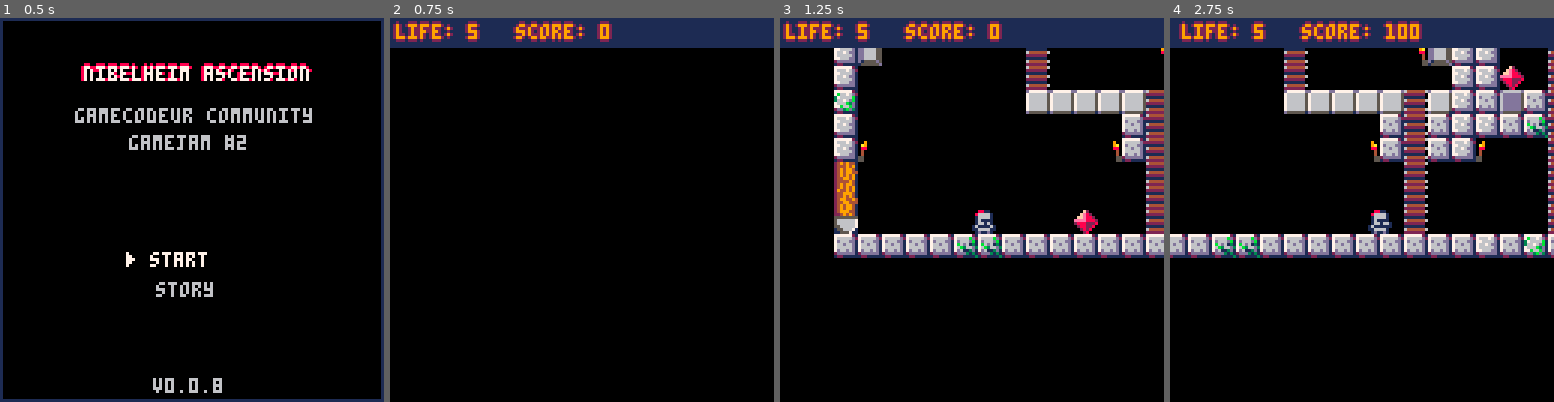
Above: before the commit, frames 1-4 (left to right).
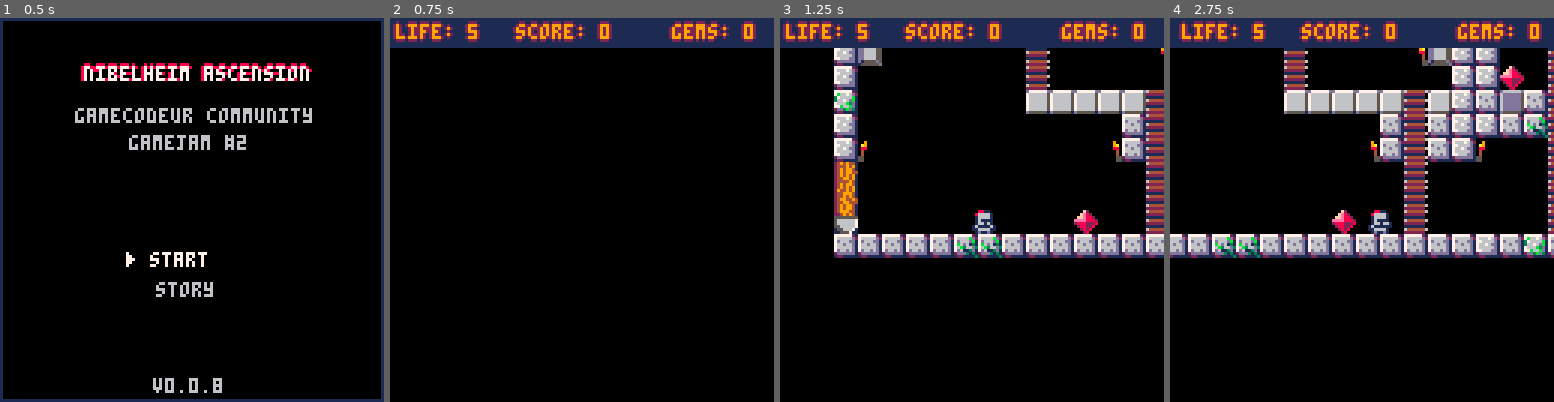
Above: after the commit, the same moments.

Repository: DMatthieu/Nibelheim-Ascension
Game: PICO-8 cartridge main.p8
Two runs of this game, one before a commit and one after it. Both use one fixed random seed, a clock stepped at 60 frames per second and the inputs below.
Inputs:
- Up to frame 1 (0.5 s): tap X (X key) at 0.33 s
- Up to frame 2 (0.75 s): tap O (Z key) at 0.7 s
- Up to frame 3 (1.25 s): tap X (X key) at 1.07 s
- Up to frame 4 (2.75 s): hold Right 1.6-2.1 s; tap O (Z key) at 1.7, 2.1, 2.5 s; tap X (X key) at 1.85 s; hold Up 2.15-2.42 s; hold Right from 2.47 s (still down)

Frame 1 is identical in both runs. In frame 2, 0.9% of the frame differs, in the area x 72-96%, y 0-7%; in frame 3, 0.9%; in frame 4, 1.5%, in the area x 42-97%, y 0-57%.

Commit message:
Victory screen and then rebbot game

Diff:
--- a/main.p8
+++ b/main.p8
@@ -9,6 +9,7 @@
 #include src/title.lua
 #include src/story.lua
 #include src/game_over.lua
+#include src/victory.lua
 #include src/classes/game_map.lua
 #include src/classes/player.lua
 #include src/classes/goblin.lua
@@ -21,6 +22,7 @@
   story_init()
   game_init()
   game_over_init()
+  victory_init()
 end
 
 function _update()
@@ -32,6 +34,8 @@
     game_update()
   elseif scene=="game_over" then
     game_over_update()
+  elseif scene=="victory" then
+    victory_update()
   end
 end
 
@@ -46,6 +50,8 @@
     game_draw()
   elseif scene=="game_over" then
     game_over_draw()
+  elseif scene=="victory" then
+    victory_draw()
   end
 
 end
@@ -66,14 +72,14 @@
 244994917666666577666dd177b66bd1000000408aa77a99078222d0000000000000000016111161111111111111111116666661161111610111116101111166
 24444941766666652dddddd12dd3bd3100000055088aa880068822d0000000000000000061666611016666110166661111111111116666111666661116666611
 24949941d555555112211111122111110000005500088000006ddd00000000000000000011d11d1011d11d1011d11d100161161101d11d1011d11d1011d11d10
-249494916d6dddd10000000064444446000000001550055100000000000000000000000000100100013113100000000000000000000000000000000000000000
-294494916d6dddd10000000099449949009000001222222100000000000000000000000001311310013113100000000000000000000000000000000000000000
-24499941666ddd2100040000400000040a900000d666666d00000000000000000000000001311310013838100000000000000000000000000000000000000000
-2449494166ddd2020004000000000000088000006dddddd500000000000000000000000001383810013333100000000000000000000000000000000000000000
-249944946dddddd20555550000000000040000006dddddd500000000000000000000000001333310133363310000000000000000000000000000000000000000
-2449944466dddd2100b3b00000000000040000006dddddd500000000000000000000000013111131111111110000000000000000000000000000000000000000
-249499412111111100b3b00000000000550000006dddddd500000000000000000000000011444411014444100000000000000000000000000000000000000000
-24949941d222d22200b3b0000000000055000000d555555100000000000000000000000001411410014114100000000000000000000000000000000000000000
+249494916d6dddd10000000064444446000000001550055100444400000000000000000000100100013113100000000000000000000000000000000000000000
+294494916d6dddd10000000099449949009000001222222104000040000000000000000001311310013113100000000000000000000000000000000000000000
+24499941666ddd2100040000400000040a900000d666666d04000040000000000000000001311310013838100000000000000000000000000000000000000000
+2449494166ddd2020004000000000000088000006dddddd540000004000000000000000001383810013333100000000000000000000000000000000000000000
+249944946dddddd20555550000000000040000006dddddd540000004000000000000000001333310133363310000000000000000000000000000000000000000
+2449944466dddd2100b3b00000000000040000006dddddd5400dd004000000000000000013111131111111110000000000000000000000000000000000000000
+249499412111111100b3b00000000000550000006dddddd540666604000000000000000011444411014444100000000000000000000000000000000000000000
+24949941d222d22200b3b0000000000055000000d555555145555554000000000000000001411410014114100000000000000000000000000000000000000000
 249994416dddddd600b3b00000000000000000000000000000000000000000000000000000000000000000000000000000000000000000000000000000000000
 22494941d6dddd6500b3b00000000000000000000000000000000000000000000000000000000000000000000000000000000000000000000000000000000000
 55555555dd6666550555555005555550000000000006600000000000000000000000000000000000000000000000000000000000000000000000000000000000
@@ -120,9 +126,9 @@
 00000000000000000000000000000000000000000000000000000000000000000000000000000000000000000000000000000000000000000000000000000021
 21000000000000000000000000000050000000000000000000000000000000200000005000001040404040404000402000505050505050000000000000000020
 00000000000000000000000000000000000000000000000000000000000000000000000000000000000000000000000000000000000000000000000000000021
-21000000000000000000000000404021212100000000005050000000000000200000505050611040404040404000402050505050505050500000000000000020
-00000000000000000000000000000000000000000000000000000000000000000000000000000000000000000000000000000000000000000000000000000021
-21500000000000000000000000000021212100000000505050004000300040204010101010101040000000000020402010101010101010101000000061000020
+21000000000000000000000000404021212100000000005050000000000000200061505050621040404040404000402050505050505050500000000000000020
+00000000000000000000000000000000000000000000000000000000000000000000000000000000000000000000000000000000000000000000000000000021
+21500000000000000000000000000021212100000000505050504000300040204010101010101040000000000020402010101010101010101000000061000020
 00000000000000000000000000000000000000000000000000000000000000000000000000000000000000000000000000000000000000000000000000000021
 21210000002020202020202020202021212100000020202020202000300040204000000000000040515151515120402020202020202020213020402020202020
 00000000000000000000000000000000000000000000000000000000000000000000000000000000000000000000000000000000000000000000000000000021
@@ -309,7 +315,7 @@
 
 
 __gff__
-0003030304082000000000000000000003030303004080000000000000000000030300030003000000000000000000000303100000000000000000000000000000000000000000000000000000000000000000000000000000000000000000000000000000000000000000000000000000000000000000000000000000000000
+0003030304082000000000000000000003030303004080000000000000000000030300030003840000000000000000000303100000000000000000000000000000000000000000000000000000000000000000000000000000000000000000000000000000000000000000000000000000000000000000000000000000000000
 0000000000000000000000000000000000000000000000000000000000000000000000000000000000000000000000000000000000000000000000000000000000000000000000000000000000000000000000000000000000000000000000000000000000000000000000000000000000000000000000000000000000000000
 __map__
 0000000000000000000000000000000000000000000000000000000000000000000000000000000000000000000000000000000000000000000000000000000000000000000000000000000000000000000000000012121212000000000000000000000000000000000000000000000000000000000000000000000000001212
--- a/src/classes/player.lua
+++ b/src/classes/player.lua
@@ -34,6 +34,7 @@
 
   --score
   instance.score = 0
+  instance.nb_crystals = 0
 
   --states
   instance.running = false
@@ -123,14 +124,19 @@
     sfx(2)
   end
 
+  --collide level exit
+  if collide_map(player, "center", 2) and collide_map(player, "center", 7) then
+    scene = "victory"
+  end
+
   -- collect crystal
-  if collide_map(player, "center", 3) then
+  if collide_map(player, "right", 3) then
     local mx = flr((self.x + 3) / 8)
     local my = flr((self.y + 3) / 8)
 
     mset(mx, my, 0)
     self.score += 100
-
+    self.nb_crystals += 1
     sfx(1)
   end
 
--- a/src/lib/gui.lua
+++ b/src/lib/gui.lua
@@ -34,4 +34,12 @@
   print("score: " .. player.score, self.gui_x + 43, self.gui_y + 2, 2)
 
   print("score: " .. player.score, self.gui_x + 42, self.gui_y + 2, 9)
+
+  --crystals
+  print("gems: " .. player.nb_crystals, self.gui_x + 94, self.gui_y + 1, 2)
+  print("gems: " .. player.nb_crystals, self.gui_x + 94, self.gui_y + 3, 2)
+  print("gems: " .. player.nb_crystals, self.gui_x + 93, self.gui_y + 2, 2)
+  print("gems: " .. player.nb_crystals, self.gui_x + 95, self.gui_y + 2, 2)
+
+  print("gems: " .. player.nb_crystals, self.gui_x + 94, self.gui_y + 2, 9)
 end
--- /dev/null
+++ b/src/victory.lua
@@ -0,0 +1,17 @@
+function victory_init()
+end
+
+function victory_update()
+  if btnp(5) then
+    run()
+  end
+end
+
+function victory_draw()
+  camera(0, 0)
+  print("victory", 40, 55, 3)
+  print("victory", 40, 57, 3)
+  print("victory", 39, 56, 3)
+  print("victory", 41, 56, 3)
+  print("victory", 40, 56, 11)
+end
